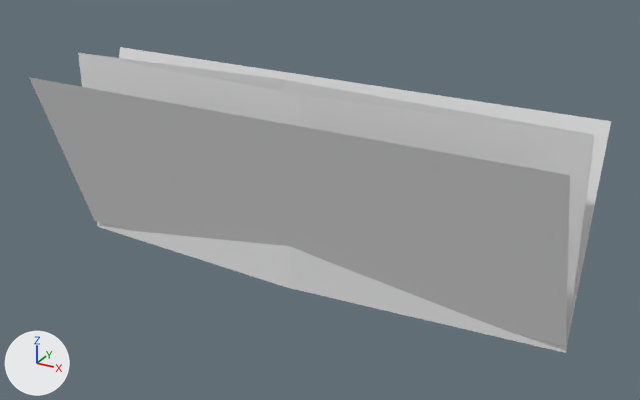
One commit to the Blender file models/blender/sp_grass2.blend: the scene before it, then after it.
The view is the same before and after, from a 50 mm lens placed at (0.177, -0.304, 0.184), pointed at (0.005, 0.009, 0.028). The axes (+X, +Y, +Z) are drawn at lower left. The lights are the same throughout.
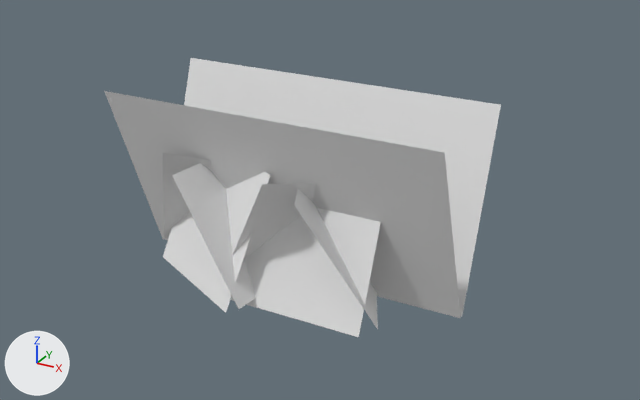
The change, as a diff of the scene's bpy script:
```diff
--- a/models/blender/sp_grass2.blend.py
+++ b/models/blender/sp_grass2.blend.py
@@ mat_material_000 @@
+mat_material_000 = diffuse_material('Material.000')
+mat_material_000.base_color = (0.8, 0.8, 0.8)  # white #e7e7e7
@@ me_plane @@
 me_plane.from_pydata(...)  # 20 vertices, 6 faces; spans x -3.24..3.24, y -1.28..1.16, z -0.87..0.78
 # used by ob_plane; location = (0.0, 0.0, 0.0372); rotation_euler = (1.571, 0.0, -3.142), in degrees (90, 0, -180); scale = (0.0368, 0.0368, 0.0368)
+# me_plane part 1: the loose piece of 6 vertices spanning x -3.24..3.24, y -1.28..1.16, z -0.22..-0.01 is deleted
+# me_plane part 2: the loose piece of 6 vertices spanning x -3.24..3.24, y -1.28..1.16, z 0.0..0.2 is deleted
 me_plane.materials.append(mat_material_001)
@@ me_plane_004 @@
+me_plane_004.from_pydata(...)  # 36 vertices, 9 faces; spans x -1.24..2.26, y -1.03..1.03, z -1.53..2.41
+me_plane_004.materials.append(mat_material_000)  # its picture is missing
@@ ob_plane @@
 ob_plane.rotation_euler = (1.571, 0.0, -3.142)  # degrees (90, 0, -180)
-ob_plane.scale = (0.0368, 0.0368, 0.0368)
+ob_plane.scale = (0.0235, 0.0368, 0.0368)
@@ ob_plane_004 @@
+ob_plane_004 = bpy.data.objects.new('Plane.004', me_plane_004)
+ob_plane_004.location = (0.0002, 0.0161, 0.0223)
+ob_plane_004.rotation_euler = (1.571, 0.0, -1.087)  # degrees (90, 0, -62)
+ob_plane_004.scale = (0.0302, 0.0302, 0.0302)
```

Pixel boxes (x1, y1, x2, y2) of what changed, in the pictures (640 x 400 px):
'Plane', reshaped, rescaled (32% narrower, 15% shorter)
    before: (29, 47, 611, 353)
    after: (104, 58, 501, 318)
'Plane.004', added
    after: (162, 153, 381, 337)
part 1 of me_plane, deleted
    before: (78, 53, 594, 353)
part 2 of me_plane, deleted
    before: (81, 53, 595, 349)
